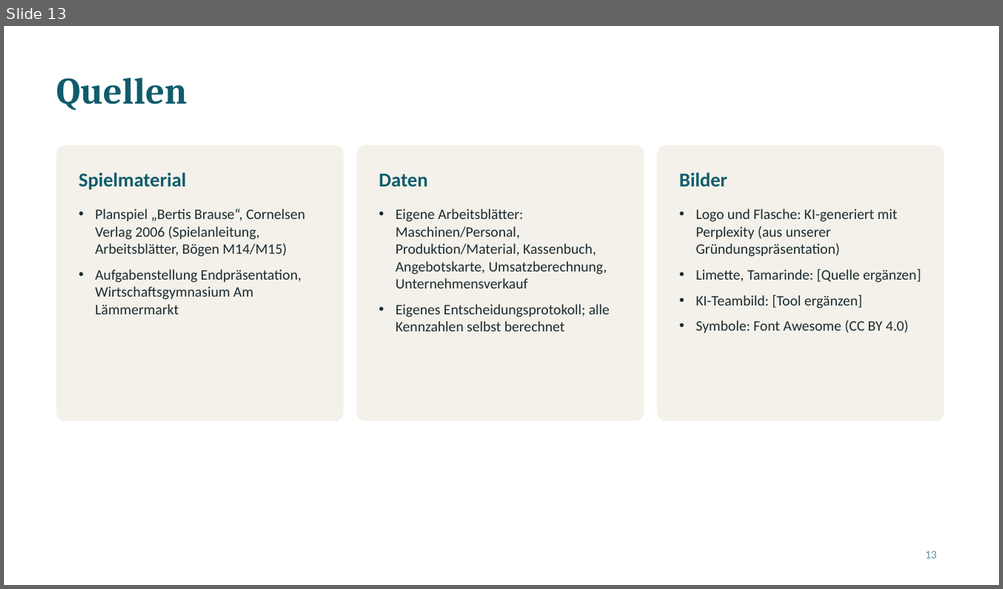
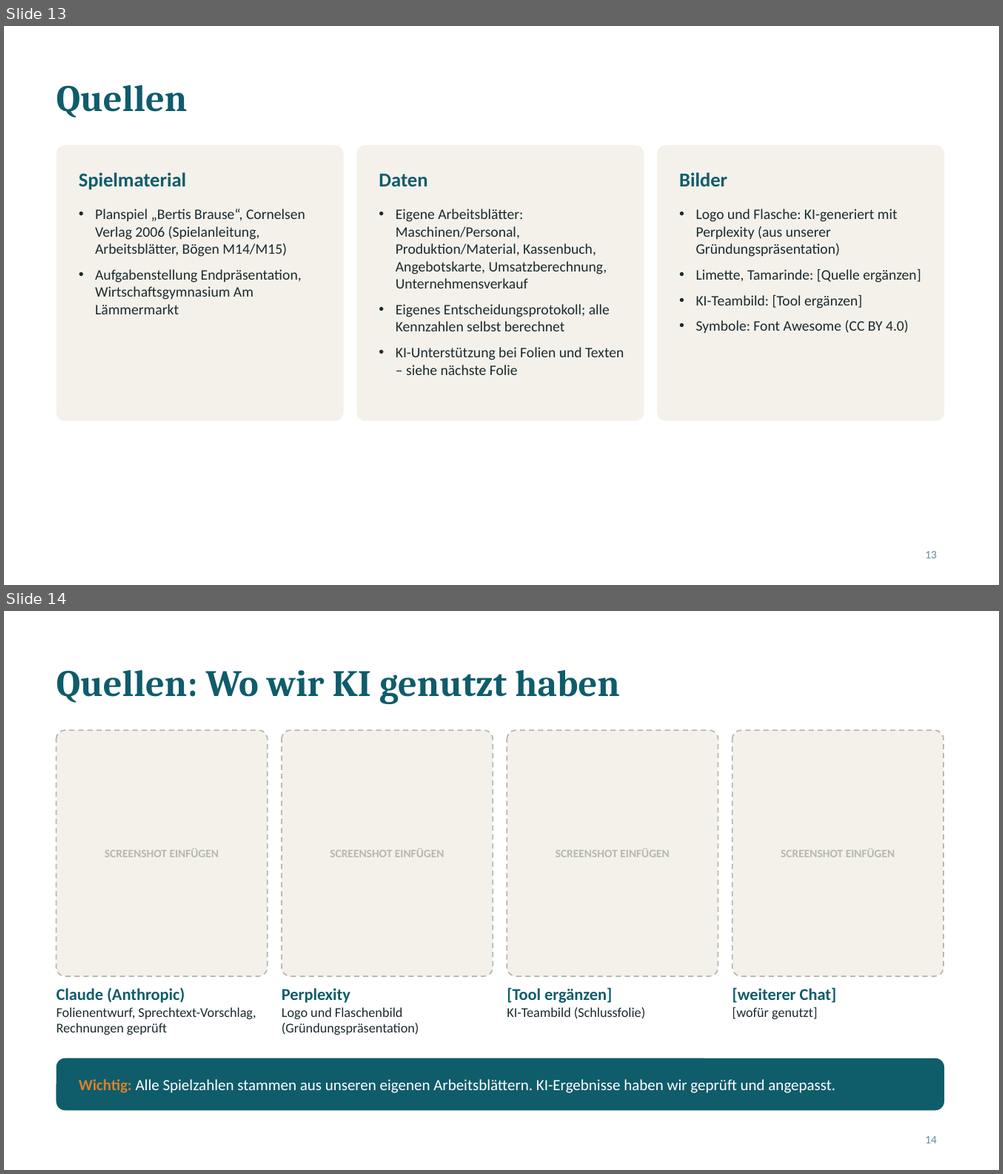
Before and after one commit to jofy0002/claude-workspace, a slide deck: endpraesentation/Elbharz_Endpraesentation.pptx. Shown one above the other, each under a label of ours: slide 13 before the commit, slides 13 and 14 after it. The pictures are 1003x589 and 1003x1174 pixels, drawn with LibreOffice and Linux fonts; fonts in the diff are those of the drawing. Boxes give left, top, right and bottom in pixels: in the first picture for what was removed or moved away, otherwise in the second. Text is boxed around its words. In the diff, an @@ line names an element or a change of style, - is before the commit and + after.

```diff
--- a/endpraesentation/Elbharz_Endpraesentation.pptx
+++ b/endpraesentation/Elbharz_Endpraesentation.pptx
@@ slide 14 added at <box>4,611,999,1170</box>, background #FFFFFF @@
@@ title added at <box>57,670,620,704</box>, 36 pt, text #0F5C6B, bold @@
+Quellen: Wo wir KI genutzt haben
@@ rounded rectangle added at <box>57,730,267,977</box>, fill #F3F1EA, outline #B8B8B0 1.25 pt dashed @@
@@ rounded rectangle added at <box>282,730,492,977</box>, fill #F3F1EA, outline #B8B8B0 1.25 pt dashed @@
@@ rounded rectangle added at <box>507,730,718,977</box>, fill #F3F1EA, outline #B8B8B0 1.25 pt dashed @@
@@ rounded rectangle added at <box>732,730,943,977</box>, fill #F3F1EA, outline #B8B8B0 1.25 pt dashed @@
@@ text added at <box>105,849,219,857</box>, 11 pt, text #B8B8B0, bold @@
+SCREENSHOT EINFÜGEN
@@ text added at <box>330,849,444,857</box>, 11 pt, text #B8B8B0, bold @@
+SCREENSHOT EINFÜGEN
@@ text added at <box>555,849,669,857</box>, 11 pt, text #B8B8B0, bold @@
+SCREENSHOT EINFÜGEN
@@ text added at <box>780,849,894,857</box>, 11 pt, text #B8B8B0, bold @@
+SCREENSHOT EINFÜGEN
@@ text added at <box>57,988,256,1035</box>, 13 pt, text #1B2A2F @@
+Claude (Anthropic)
+Folienentwurf, Sprechtext-Vorschlag, Rechnungen geprüft
@@ text added at <box>506,988,645,1019</box>, 13 pt, text #1B2A2F @@
+[Tool ergänzen]
+KI-Teambild (Schlussfolie)
@@ text added at <box>732,988,836,1019</box>, 16 pt, text #0F5C6B, bold @@
+[weiterer Chat]
+[wofür genutzt]
@@ text added at <box>282,988,418,1035</box>, 13 pt, text #1B2A2F @@
+Perplexity
+Logo und Flaschenbild (Gründungspräsentation)
@@ rounded rectangle added at <box>57,1059,944,1111</box>, fill #0F5C6B @@
@@ text added at <box>79,1079,835,1093</box>, 15 pt, text #FFFFFF @@
+Wichtig: Alle Spielzahlen stammen aus unseren eigenen Arbeitsblättern. KI-Ergebnisse haben wir geprüft und angepasst.
@@ page number added at <box>925,1136,936,1144</box>, 11 pt, text #5F8F99 @@
+14
@@ slide 13 changed as well @@
@@ title "Quellen": place and size @@
-title "Quellen" at <box>57,78,188,110</box>
+title "Quellen" at <box>57,85,188,118</box>
@@ text at <box>395,347,623,375</box>: paragraph added @@
+• KI-Unterstützung bei Folien und Texten – siehe nächste Folie
```
Also in this commit, not shown: 12 other slides changed, 4 other files.
